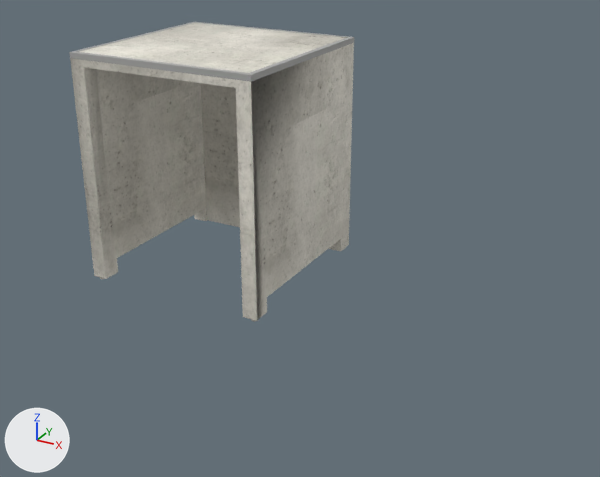
Before and after pictures for a commit that changed the glTF model public/katalog/modelle/table-150.gltf.
Both versions are drawn from a 50 mm camera at (2.93, -4.28, 2.44) aimed at (0.72, -0.27, 0.44). Arrows for +X, +Y and +Z are at lower left; the lights stay in place. The picture after the commit comes second.

In view in the first picture: 'SK0454_Table_150.001'.
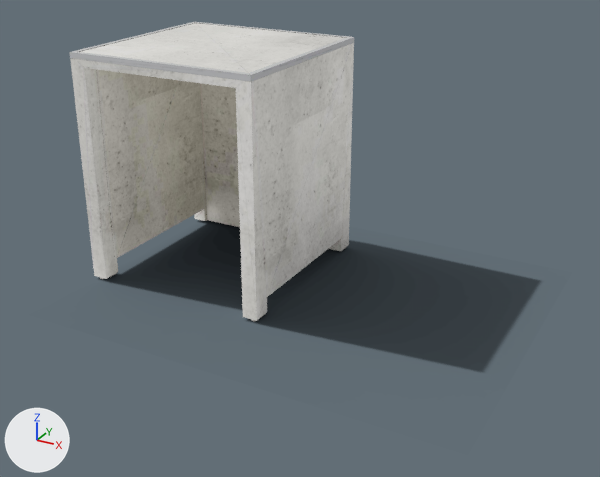
Pixel boxes [x1, y1, x2, y2] of what changed, in the pictures (600 x 477 px):
'SK0454_Table_150.001', surface changed: [69, 22, 354, 321] in both
'Schatten', added: after [99, 220, 540, 372]

The change, as a diff of the scene's bpy script:
```diff
--- a/public/katalog/modelle/table-150.gltf.py
+++ b/public/katalog/modelle/table-150.gltf.py
@@ img_table_150_licht @@
+img_table_150_licht = load_image('table-150_licht', 'texturen/table-150_licht.jpg', 2048, 2048, 'sRGB')
@@ img_table_150_schatten @@
+img_table_150_schatten = load_image('table-150_schatten', 'texturen/table-150_schatten.png', 272, 215, 'sRGB')
@@ mat_beton_web_108 @@
 mat_beton_web_108 = bpy.data.materials.new('Beton_web.108')
-# nodes: BsdfPrincipled, NormalMap, OutputMaterial, TexImage x2, UVMap x2
-# uses the picture img_table_150_farbe
-# uses the picture img_table_150_normal
+# nodes: BsdfTransparent, Emission, LightPath, MixShader, OutputMaterial, TexImage, UVMap
+# uses the picture img_table_150_licht
@@ mat_schatten_089 @@
+mat_schatten_089 = bpy.data.materials.new('Schatten.089')
+# uses the picture img_table_150_schatten
@@ me_schatten @@
+me_schatten.from_pydata(...)  # 4 vertices, 2 faces; spans x -0.65..2.11, y -1.2..0.98, z 0.0
+me_schatten.materials.append(mat_schatten_089)
@@ ob_schatten @@
+ob_schatten = bpy.data.objects.new('Schatten', me_schatten)
+ob_schatten.location = (0.0, 0.0, 0.0)
```
